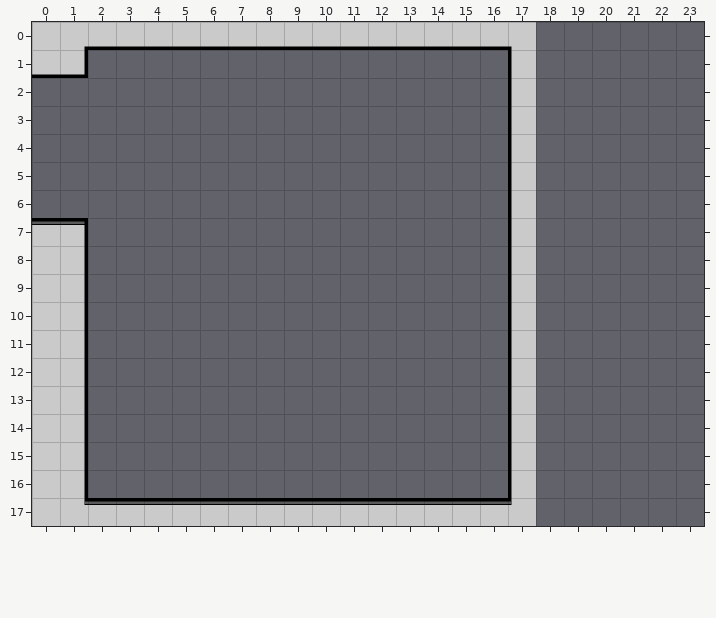
Two versions of a level (Tiled map, Resources/room1-11.tmx). Above is the file before it was changed.
Cells are 32x32 px. Shown: x 0..23, y 0..17. The old version is drawn lined up with the new one.
After the commit:
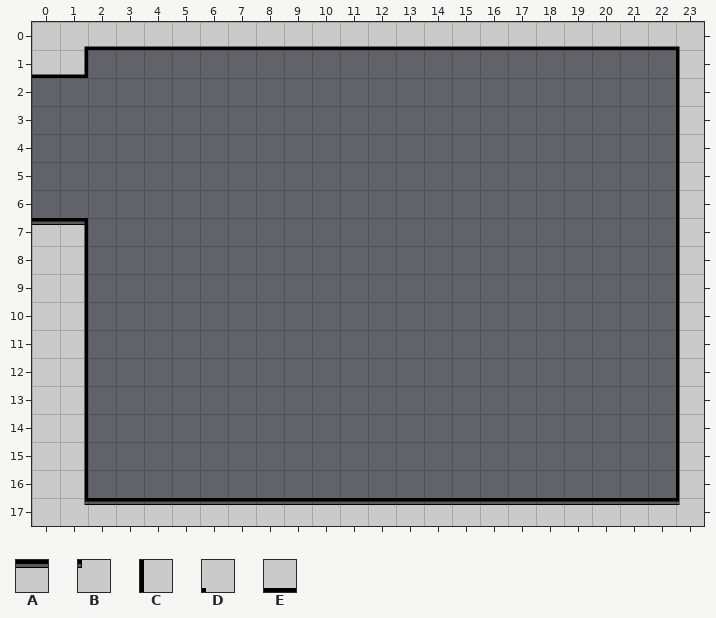
Key: from "terrain": A 1, B 3, C 5, D 8, E 11.
_ is an empty cell, . an unchanged one.
From old to new:
map size 18x18 -> 24x18 cells
--- layer "main-layer"
@@ x 17..23 @@
- 0 D______
- 1 C....._
- 2 C....._
- 3 C....._
- 4 C....._
- 5 C....._
- 6 C....._
- 7 C....._
- 8 C....._
- 9 C....._
-10 C....._
-11 C....._
-12 C....._
-13 C....._
-14 C....._
-15 C....._
-16 C....._
-17 B______
+ 0 EEEEEED
+ 1 _.....C
+ 2 _.....C
+ 3 _.....C
+ 4 _.....C
+ 5 _.....C
+ 6 _.....C
+ 7 _.....C
+ 8 _.....C
+ 9 _.....C
+10 _.....C
+11 _.....C
+12 _.....C
+13 _.....C
+14 _.....C
+15 _.....C
+16 _.....C
+17 AAAAAAB
Changed places in both pictures, as pixel boxes (x1, y1, x2, y2):
changed: (508, 22, 704, 526)
